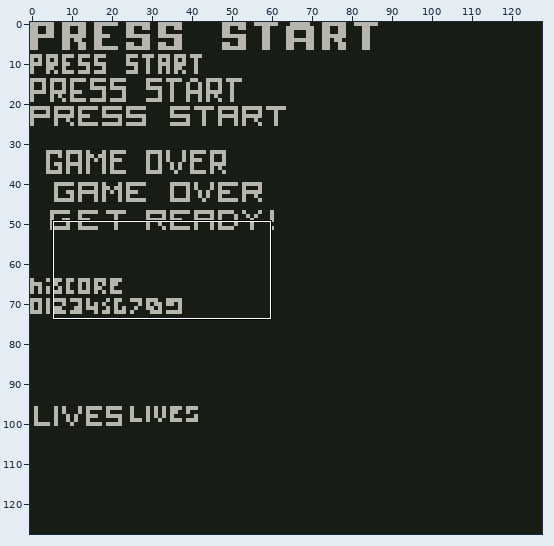
Pixel-art file -- art/PressStart.aseprite. Above: a wide view before the commit, with the close-up outlined.
Close-up. Earlier state:
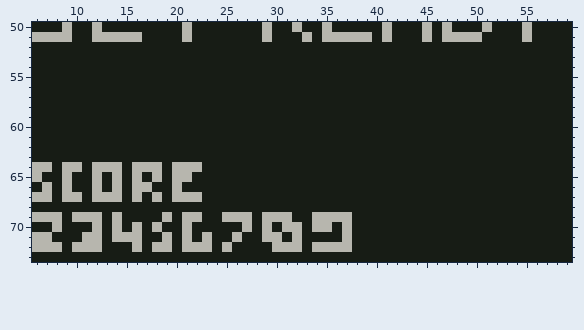
128x128 pixels, 1 frame. Colours within 5 levels of each other are drawn and written as one. Shown: x 6..59, y 50..73.
The result:
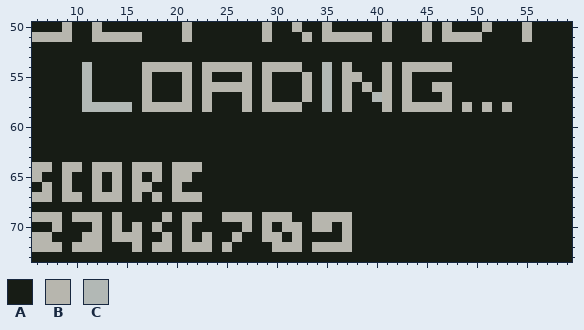
Palette (. is transparent): A #171c15  B #b7b6ae  C #b2b8b5
Edits made:
@@ x 6..59 @@
 53 AAAAAAAAAAAAAAAAAAAAAAAAAAAAAAAAAAAAAAAAAAAAAAAAAAAAAA
-54 AAAAAAAAAAAAAAAAAAAAAAAAAAAAAAAAAAAAAAAAAAAAAAAAAAAAAA
-55 AAAAAAAAAAAAAAAAAAAAAAAAAAAAAAAAAAAAAAAAAAAAAAAAAAAAAA
-56 AAAAAAAAAAAAAAAAAAAAAAAAAAAAAAAAAAAAAAAAAAAAAAAAAAAAAA
-57 AAAAAAAAAAAAAAAAAAAAAAAAAAAAAAAAAAAAAAAAAAAAAAAAAAAAAA
-58 AAAAAAAAAAAAAAAAAAAAAAAAAAAAAAAAAAAAAAAAAAAAAAAAAAAAAA
+54 AAAAACAAAAABBBBBABBBBBABBBBAACABAAABABBBBBAAAAAAAAAAAA
+55 AAAAACAAAAABAAABABAAABABAAABACABBAABABAAAAAAAAAAAAAAAA
+56 AAAAACAAAAABAAABABBBBBABAAABACABABABABAABBAAAAAAAAAAAA
+57 AAAAACAAAAABAAABABAAABABAAABACABAACBABAAABAAAAAAAAAAAA
+58 AAAAACCCCCABBBBBABAAABABBBBAACABAAABABBBBBABABABAAAAAA
 59 AAAAAAAAAAAAAAAAAAAAAAAAAAAAAAAAAAAAAAAAAAAAAAAAAAAAAA
Changed places in both close-ups, as pixel boxes (x1, y1, x2, y2):
changed: (82, 62, 512, 112)
